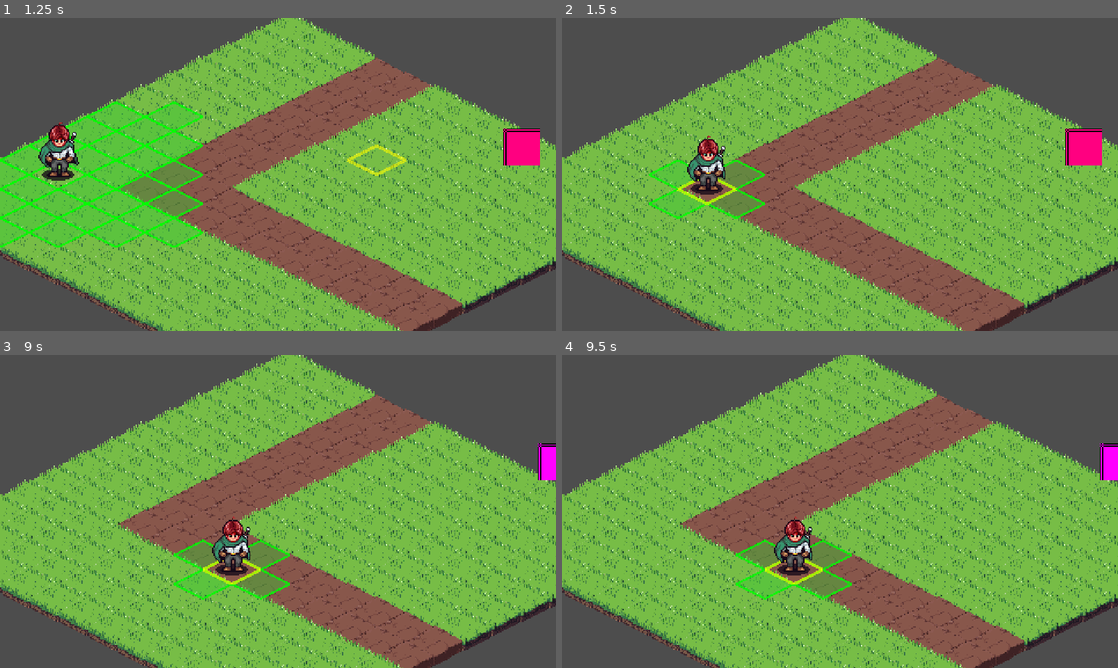
Above: before the commit, frames 1-4 (two rows, left to right).
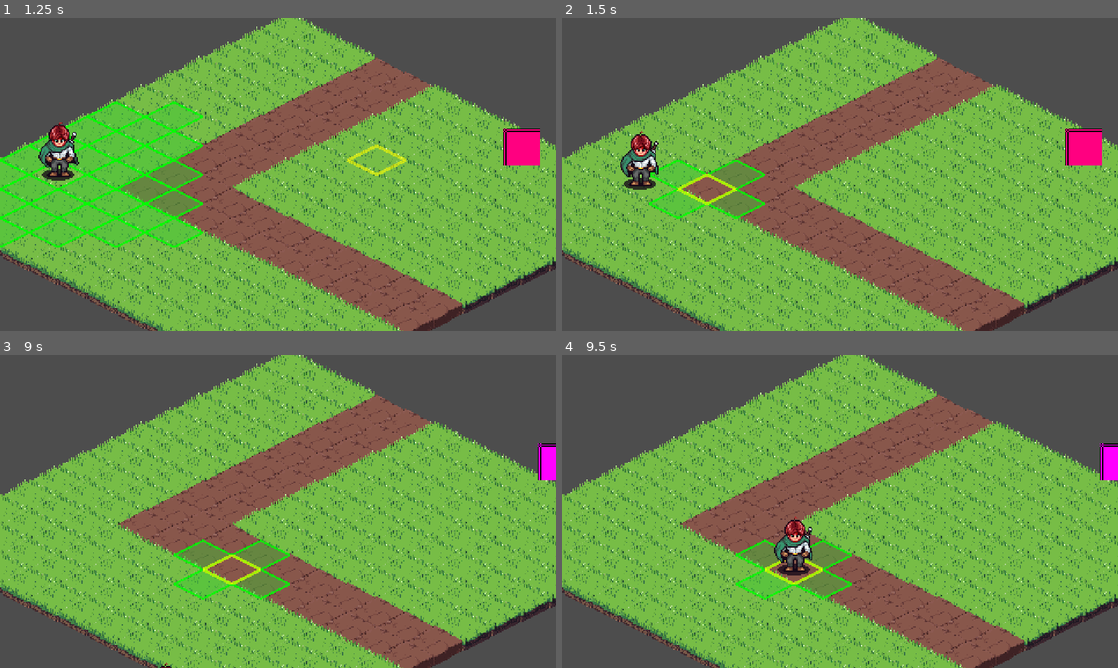
Above: after the commit, the same moments.

Repository: dan-alin/explorer-quest
Game: Godot game, scene res://playground.tscn
Same seed, same stepped clock (60 frames per second), same inputs: the game is played once before the commit and once after it.
Inputs (mouse positions are in pixels of both pictures, inside the frame that each line leads up to):
- Up to frame 1 (1.25 s): tap Enter at 0.5 s; move the mouse to (400, 158) at 0.52 s; press the mouse at (400, 158) at 0.53 s; hold W (up) from 0.53 s (still down)
- Up to frame 2 (1.5 s): move the mouse to (728, 190) at 1.27 s; release W (up) at 1.28 s; release the mouse at (728, 190) at 1.28 s; hold S (down) from 1.28 s (still down); click (728, 190) at 1.35 s
- Up to frame 3 (9 s): move the mouse to (333, 442) at 2.02 s; release S (down) at 2.03 s; hold Space (dash) 2.03-2.78 s; hold W (up) 2.03-3.53 s; click (333, 442) at 2.3 s; move the mouse to (250, 574) at 2.77 s; right-click (250, 574) at 2.85 s; click (250, 574) at 3.05 s; move the mouse to (444, 558) at 3.52 s; press the mouse at (444, 558) at 3.53 s; hold S (down) 3.53-5.78 s; tap R at 3.6, 7.35 s; move the mouse to (111, 464) at 4.27 s; release the mouse at (111, 464) at 4.28 s; click (111, 464) at 4.35 s; tap Space (dash) at 5, 5.85, 6.5, 8 s; move the mouse to (305, 511) at 5.02 s; press the mouse at (305, 511) at 5.03 s; tap Enter at 5.75, 7.25 s; move the mouse to (194, 433) at 5.77 s; release the mouse at (194, 433) at 5.78 s; hold W (up) 5.78-8.03 s; click (194, 433) at 6.05 s; move the mouse to (400, 495) at 6.52 s; hold Right mouse button (ranged_attack) 6.53-7.28 s; click (400, 495) at 6.8 s; move the mouse to (166, 527) at 7.27 s; click (166, 527) at 7.55 s; move the mouse to (333, 442) at 8.02 s; press the mouse at (333, 442) at 8.03 s; hold S (down) from 8.03 s (still down); move the mouse to (250, 574) at 8.77 s; release the mouse at (250, 574) at 8.78 s; click (250, 574) at 8.85 s
- Up to frame 4 (9.5 s): keep holding S (down)

Frame 1 is identical in both runs. In frame 2, 1.7% of the frame differs, in the area x 10-30%, y 36-57%; in frame 3, 0.9%; in frame 4, nothing differs.

Commit message:
feat: add path movement when clicking

Diff:
--- a/Player/Scripts/state_idle.gd
+++ b/Player/Scripts/state_idle.gd
@@ -44,7 +44,7 @@
 	return null
 
 func handle_movement_click(mouse_pos: Vector2):
-	# Muovi il player al centro della cella cliccata (solo se raggiungibile)
+	# Muovi il player attraverso le celle fino alla destinazione
 	print("=== GRID MOVEMENT ===")
 	print("Mouse clicked at: ", mouse_pos)
 
@@ -84,25 +84,65 @@
 		# 6. Consuma il movimento
 		player.consume_movement(movement_distance)
 
-		# 7. Calcola il centro della cella target
-		var cell_center_local = tilemap.map_to_local(target_grid_pos)
-		var cell_center_global = tilemap.to_global(cell_center_local)
-		# Offset per centrare perfettamente il personaggio nella cella isometrica
-		var adjusted_position = cell_center_global + Vector2(1, -19)
+		# 7. Calcola il percorso attraverso le celle
+		var path = calculate_path(current_grid_pos, target_grid_pos)
+		print("Path calculated: ", path)
 
-		print("Moving from cell ", current_grid_pos, " to cell ", target_grid_pos)
-
-		# 8. Muovi il player alla nuova cella
-		player.global_position = adjusted_position
+		# 8. Controlla che ci sia un percorso valido
+		if path.is_empty():
+			print("No path calculated - direct teleport")
+			# Fallback diretto come prima
+			var cell_center_local = tilemap.map_to_local(target_grid_pos)
+			var cell_center_global = tilemap.to_global(cell_center_local)
+			var adjusted_position = cell_center_global + Vector2(1, -19)
+			player.global_position = adjusted_position
+		else:
+			# Anima il player attraverso le celle del percorso
+			animate_through_path(path, tilemap)
 
 		# 9. Aggiorna la posizione griglia del player
 		player.current_grid_position = target_grid_pos
 
-		# 10. Aggiorna le evidenziazioni dalla nuova posizione
-		player.enter_movement_mode()  # Ricalcola le celle raggiungibili
+		# 10. Aggiorna le evidenziazioni dalla nuova posizione (dopo un breve delay)
+		get_tree().create_timer(0.1).timeout.connect(func(): player.enter_movement_mode())
 
-		print("Player moved to: ", player.global_position)
+		print("Player moved along path to: ", target_grid_pos)
 		print("Remaining movement: ", player.get_remaining_movement())
 		print("=========================")
 	else:
 		print("Tilemap not found!")
+
+func calculate_path(start: Vector2i, end: Vector2i) -> Array[Vector2i]:
+	# Calcola un percorso lineare (Manhattan path) da start a end
+	var path: Array[Vector2i] = []
+	var current = start
+
+	# First move horizontally
+	while current.x != end.x:
+		if end.x > current.x:
+			current.x += 1
+		else:
+			current.x -= 1
+		path.append(Vector2i(current.x, current.y))
+
+	# Then move vertically
+	while current.y != end.y:
+		if end.y > current.y:
+			current.y += 1
+		else:
+			current.y -= 1
+		path.append(Vector2i(current.x, current.y))
+
+	return path
+
+func animate_through_path(path: Array[Vector2i], tilemap: TileMapLayer):
+	# Usa un tween per muovere il player attraverso il percorso
+	var tween = create_tween()
+	var duration_per_tile = 0.2  # Durata movimento per cella
+
+	for tile in path:
+		var cell_center_local = tilemap.map_to_local(tile)
+		var cell_center_global = tilemap.to_global(cell_center_local)
+		var adjusted_position = cell_center_global + Vector2(1, -19)
+
+		tween.tween_property(player, "global_position", adjusted_position, duration_per_tile)
--- a/Player/player.tscn
+++ b/Player/player.tscn
@@ -134,13 +134,13 @@
 
 [sub_resource type="AnimationLibrary" id="AnimationLibrary_ls4un"]
 _data = {
-&"RESET": SubResource("Animation_ek1xy"),
-&"idle_down": SubResource("Animation_jswfg"),
-&"idle_side": SubResource("Animation_unyn0"),
-&"idle_top": SubResource("Animation_gdsmy"),
-&"walk_down": SubResource("Animation_ex40y"),
-&"walk_side": SubResource("Animation_nkpe1"),
-&"walk_up": SubResource("Animation_p06ym")
+"RESET": SubResource("Animation_ek1xy"),
+"idle_down": SubResource("Animation_jswfg"),
+"idle_side": SubResource("Animation_unyn0"),
+"idle_top": SubResource("Animation_gdsmy"),
+"walk_down": SubResource("Animation_ex40y"),
+"walk_side": SubResource("Animation_nkpe1"),
+"walk_up": SubResource("Animation_p06ym")
 }
 
 [node name="Player" type="CharacterBody2D"]
@@ -159,7 +159,7 @@
 
 [node name="AnimationPlayer" type="AnimationPlayer" parent="."]
 libraries = {
-&"": SubResource("AnimationLibrary_ls4un")
+"": SubResource("AnimationLibrary_ls4un")
 }
 
 [node name="StateMachine" type="Node" parent="."]
Not shown: 1 places in Enemy/enemy.tscn that only renumber resources
Not shown: 1 places in Player/player.tscn that only renumber resources
